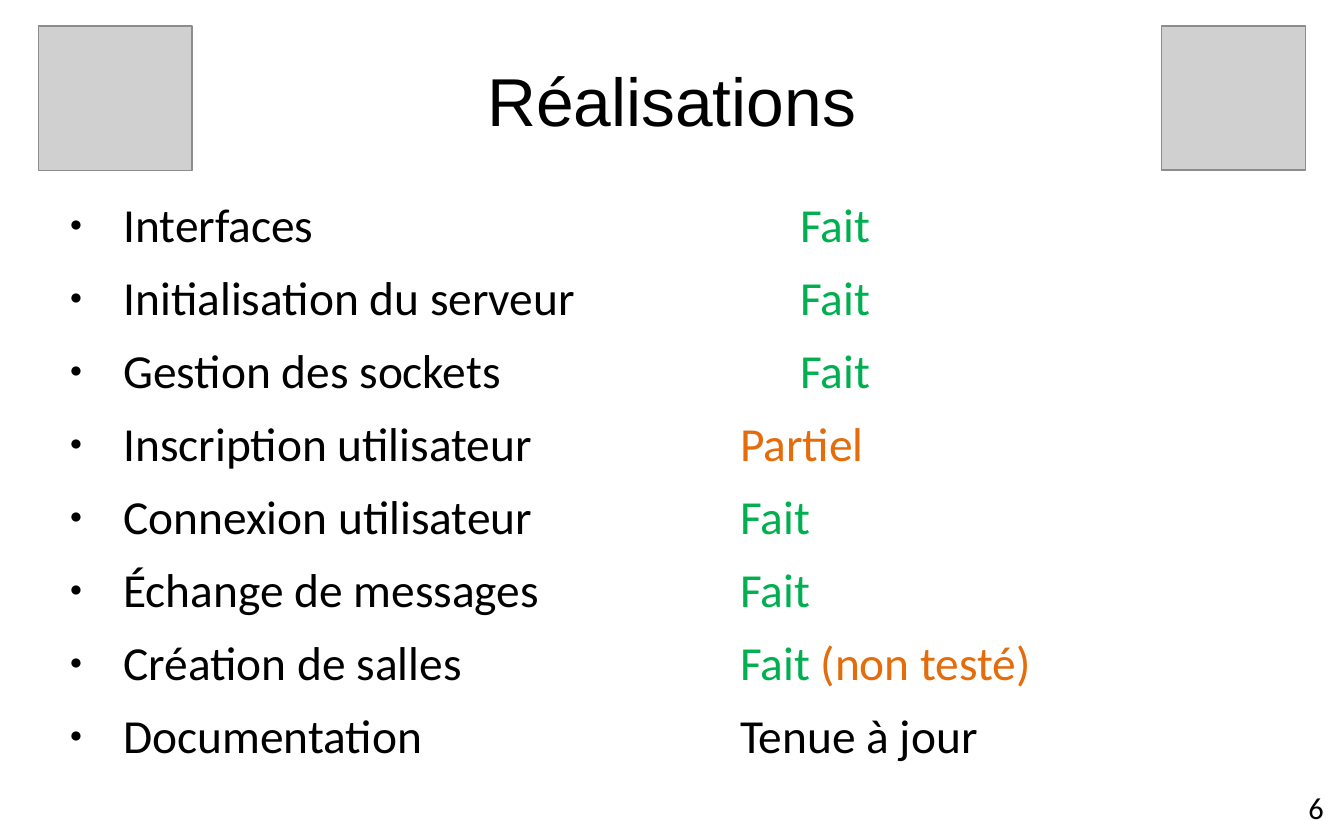
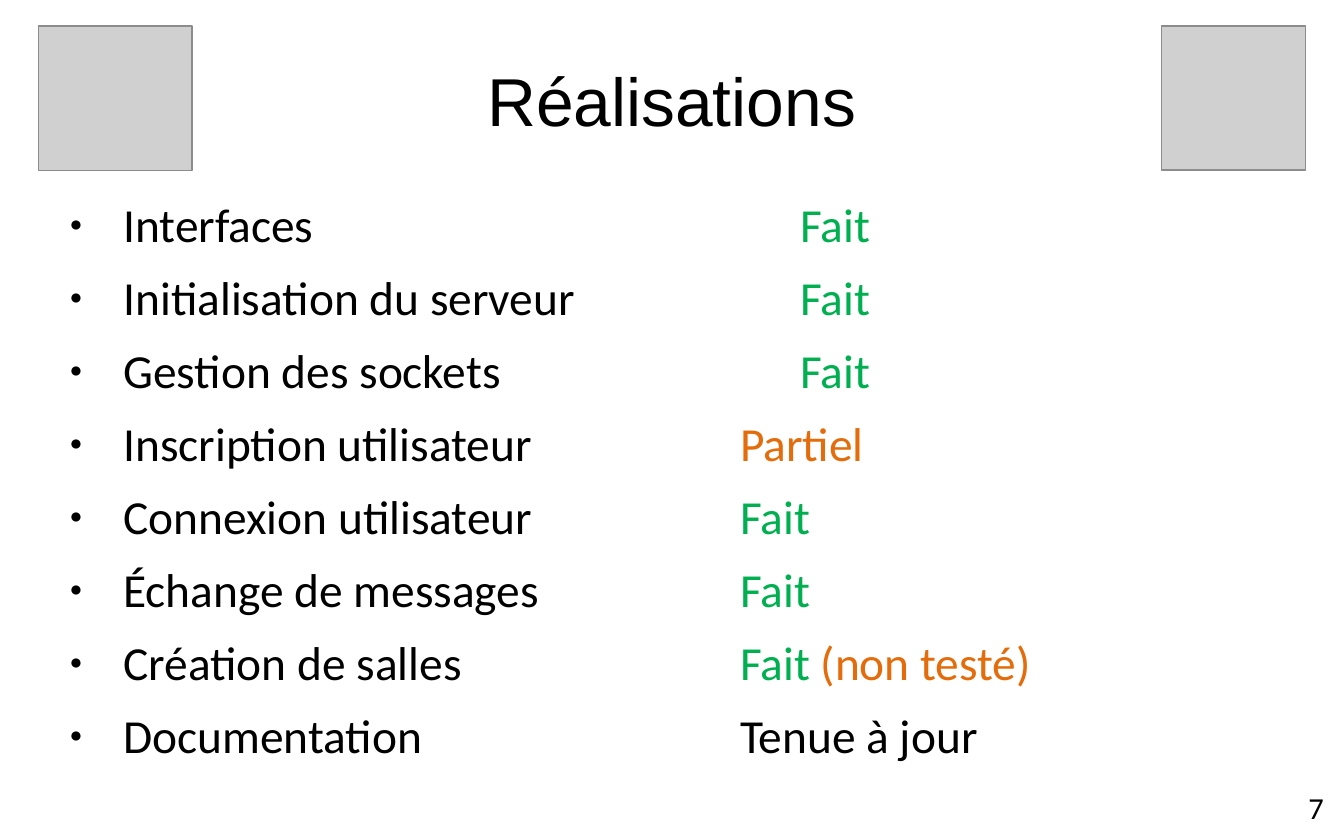
Before and after one commit to edri/ProjetChat2015, a slide deck: slide 8 of Documentation/Projet de semestre.odp (slide 7 before the commit). Drawn at 1344x840 pixels with LibreOffice and Linux fonts; fonts in the diff are those of the drawing; grey boxes stand for pictures; background and template pictures are left out. Boxes give left, top, right and bottom in pixels: in the first picture for what was removed or moved away, otherwise in the second. Text is boxed around its words. In the diff, an @@ line names an element or a change of style, - is before the commit and + after.

```diff
--- a/Documentation/Projet de semestre.odp
+++ b/Documentation/Projet de semestre.odp
@@ text at [1308,799,1323,819]: text changed @@
-6
+7
```
Also in this commit, not shown: 10 other slides changed, 1 slide added, 11 other files.
